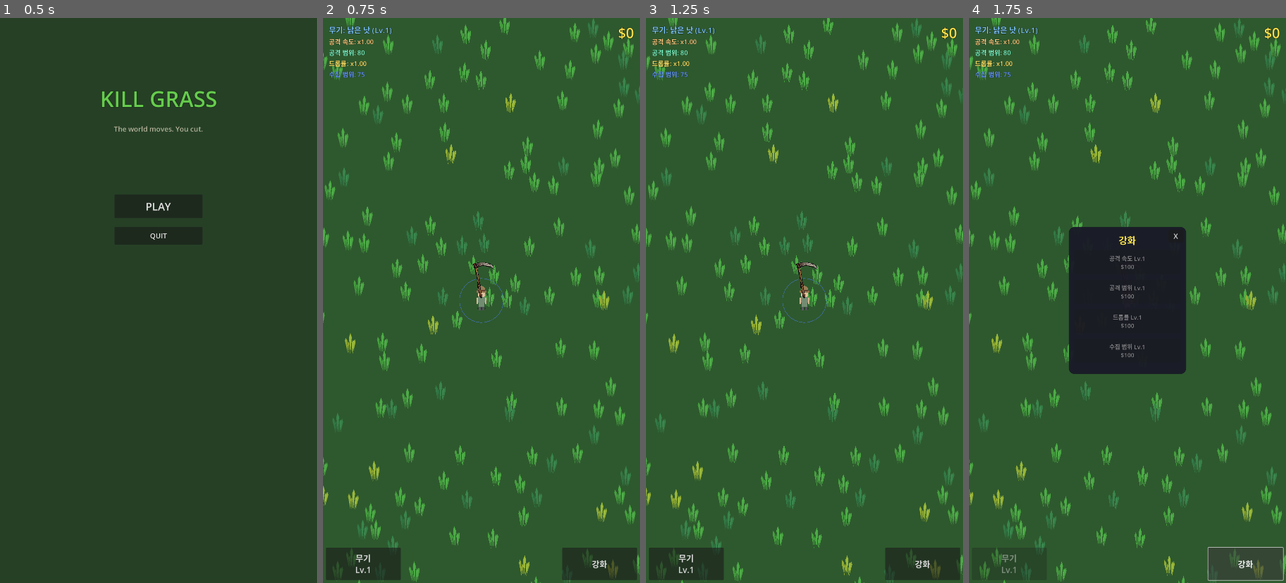
Above: before the commit, frames 1-4 (left to right).
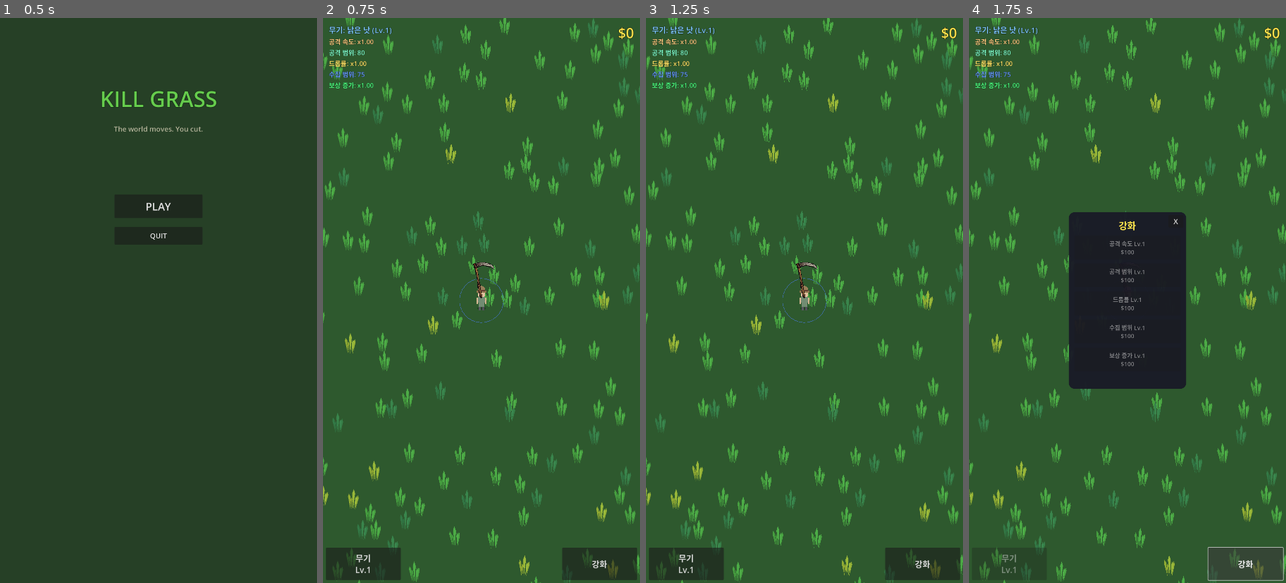
Above: after the commit, the same moments.

Repository: yellyB/game-kill_grass
Game: Godot game, scene res://scenes/ui/main_menu.tscn
Two runs of this game, one before a commit and one after it. Both use one fixed random seed, a clock stepped at 60 frames per second and the inputs below.
Inputs:
- Up to frame 1 (0.5 s): no input
- Up to frame 2 (0.75 s): click "PLAY" at 0.5 s
- Up to frame 3 (1.25 s): no input
- Up to frame 4 (1.75 s): click "강화" at 1.25 s

Frame 1 is identical in both runs. In frame 2, less than 0.1% of the frame differs, in the area x 2-16%, y 11-13%; in frame 3, less than 0.1%; in frame 4, 2.6%, in the area x 2-69%, y 11-66%.

Commit message:
Remove combo system and add bonus rate upgrade
- Remove combo mechanic (combo counter, timer, signals)
- Add "보상 증가" upgrade that gives bonus gold per level (5% per level)
- Update UI to show bonus instead of combo
- Update floating text to display bonus amount
- Update planning docs to remove combo references
- Bonus is calculated at coin pickup time based on upgrade level

Co-Authored-By: Claude Opus 4.5 <noreply@anthropic.com>

Diff:
--- a/autoload/game_manager.gd
+++ b/autoload/game_manager.gd
@@ -2,15 +2,13 @@
 
 # Game state
 var money: int = 0
-var combo: int = 0
-var combo_timer: float = 0.0
-const COMBO_TIMEOUT: float = 1.5
 
 # Upgrades
 var upgrade_attack_speed: int = 0
 var upgrade_attack_range: int = 0
 var upgrade_drop_rate: int = 0
 var upgrade_magnet_range: int = 0
+var upgrade_bonus_rate: int = 0  # 보상 증가 업그레이드
 
 # Upgrade costs (increases each level)
 const BASE_UPGRADE_COST: int = 100
@@ -24,48 +22,34 @@
 
 # Signals
 signal money_changed(new_amount: int)
-signal combo_changed(new_combo: int)
-signal combo_ended()
+signal bonus_triggered(bonus_amount: int)
 signal upgrade_purchased(upgrade_type: String, level: int)
 
 func _ready() -> void:
 	process_mode = Node.PROCESS_MODE_ALWAYS
 
-func _process(delta: float) -> void:
-	if combo > 0:
-		combo_timer -= delta
-		if combo_timer <= 0:
-			end_combo()
-
 func add_money(amount: int) -> void:
-	var bonus = 1.0 + (combo * 0.03)  # 3% bonus per combo
-	var final_amount = int(amount * bonus)
+	var bonus_mult = get_bonus_rate()
+	var final_amount = int(amount * bonus_mult)
 	money += final_amount
 	money_changed.emit(money)
 
-func add_money_with_breakdown(amount: int, use_combo: int = -1) -> Dictionary:
-	# Use provided combo or current combo
-	var effective_combo = use_combo if use_combo >= 0 else combo
-	var combo_multiplier = effective_combo * 0.03  # 3% per combo
-	var combo_bonus = int(amount * combo_multiplier)
-	var total = amount + combo_bonus
+func add_money_with_breakdown(amount: int) -> Dictionary:
+	var bonus_mult = get_bonus_rate() - 1.0  # Extra multiplier beyond base
+	var bonus_amount = int(amount * bonus_mult)
+	var total = amount + bonus_amount
 	money += total
 	money_changed.emit(money)
+	if bonus_amount > 0:
+		bonus_triggered.emit(bonus_amount)
 	return {
 		"base": amount,
-		"combo_bonus": combo_bonus,
+		"bonus": bonus_amount,
 		"total": total
 	}
 
-func add_combo() -> void:
-	combo += 1
-	combo_timer = COMBO_TIMEOUT
-	combo_changed.emit(combo)
-
-func end_combo() -> void:
-	combo = 0
-	combo_timer = 0.0
-	combo_ended.emit()
+func get_bonus_rate() -> float:
+	return 1.0 + (upgrade_bonus_rate * 0.05)  # 5% bonus per level
 
 func get_attack_speed() -> float:
 	return base_attack_speed * (1.0 + upgrade_attack_speed * 0.15)
@@ -93,6 +77,8 @@
 			current_level = upgrade_drop_rate
 		"magnet_range":
 			current_level = upgrade_magnet_range
+		"bonus_rate":
+			current_level = upgrade_bonus_rate
 		_:
 			return false
 
@@ -112,6 +98,8 @@
 			upgrade_drop_rate += 1
 		"magnet_range":
 			upgrade_magnet_range += 1
+		"bonus_rate":
+			upgrade_bonus_rate += 1
 
 	upgrade_purchased.emit(upgrade_type, current_level + 1)
 	return true
@@ -122,7 +110,8 @@
 		"upgrade_attack_speed": upgrade_attack_speed,
 		"upgrade_attack_range": upgrade_attack_range,
 		"upgrade_drop_rate": upgrade_drop_rate,
-		"upgrade_magnet_range": upgrade_magnet_range
+		"upgrade_magnet_range": upgrade_magnet_range,
+		"upgrade_bonus_rate": upgrade_bonus_rate
 	}
 
 func load_save_data(data: Dictionary) -> void:
@@ -131,8 +120,9 @@
 	upgrade_attack_range = data.get("upgrade_attack_range", 0)
 	upgrade_drop_rate = data.get("upgrade_drop_rate", 0)
 	upgrade_magnet_range = data.get("upgrade_magnet_range", 0)
+	upgrade_bonus_rate = data.get("upgrade_bonus_rate", 0)
 	money_changed.emit(money)
 
 func reset_session_data() -> void:
-	combo = 0
-	combo_timer = 0.0
+	# Reset any temporary session state (none currently)
+	pass
--- a/scenes/ui/floating_text.tscn
+++ b/scenes/ui/floating_text.tscn
@@ -19,7 +19,7 @@
 horizontal_alignment = 1
 vertical_alignment = 1
 
-[node name="ComboLabel" type="Label" parent="."]
+[node name="BonusLabel" type="Label" parent="."]
 offset_left = -80.0
 offset_top = 20.0
 offset_right = 80.0
--- a/scenes/ui/hud.tscn
+++ b/scenes/ui/hud.tscn
@@ -77,7 +77,15 @@
 theme_override_font_sizes/font_size = 22
 text = "수집 범위: 75"
 
-[node name="ComboContainer" type="Control" parent="."]
+[node name="BonusRateLabel" type="Label" parent="StatsContainer"]
+layout_mode = 2
+theme_override_colors/font_color = Color(0.3, 1, 0.5, 1)
+theme_override_colors/font_outline_color = Color(0, 0, 0, 1)
+theme_override_constants/outline_size = 2
+theme_override_font_sizes/font_size = 22
+text = "보상 증가: x1.00"
+
+[node name="BonusContainer" type="Control" parent="."]
 anchors_preset = 5
 anchor_left = 0.5
 anchor_right = 0.5
@@ -87,7 +95,7 @@
 offset_bottom = 180.0
 grow_horizontal = 2
 
-[node name="ComboLabel" type="Label" parent="ComboContainer"]
+[node name="BonusLabel" type="Label" parent="BonusContainer"]
 layout_mode = 1
 anchors_preset = 15
 anchor_right = 1.0
@@ -95,10 +103,10 @@
 grow_horizontal = 2
 grow_vertical = 2
 pivot_offset = Vector2(100, 40)
-theme_override_colors/font_color = Color(1, 1, 1, 1)
+theme_override_colors/font_color = Color(0.3, 1, 0.5, 1)
 theme_override_colors/font_outline_color = Color(0, 0, 0, 1)
 theme_override_constants/outline_size = 6
 theme_override_font_sizes/font_size = 64
-text = "x0"
+text = "+0"
 horizontal_alignment = 1
 vertical_alignment = 1
--- a/scenes/ui/upgrade_panel.tscn
+++ b/scenes/ui/upgrade_panel.tscn
@@ -46,9 +46,9 @@
 anchor_right = 0.5
 anchor_bottom = 0.5
 offset_left = -200.0
-offset_top = -250.0
+offset_top = -300.0
 offset_right = 200.0
-offset_bottom = 250.0
+offset_bottom = 300.0
 grow_horizontal = 2
 grow_vertical = 2
 theme_override_styles/panel = SubResource("StyleBoxFlat_panel")
@@ -69,8 +69,8 @@
 offset_left = 20.0
 offset_top = 80.0
 offset_right = 380.0
-offset_bottom = 400.0
-theme_override_constants/separation = 20
+offset_bottom = 550.0
+theme_override_constants/separation = 15
 
 [node name="AttackSpeedBtn" type="Button" parent="Control/Panel/VBoxContainer"]
 custom_minimum_size = Vector2(0, 80)
@@ -100,6 +100,13 @@
 text = "수집 범위 Lv.1
 $100"
 
+[node name="BonusRateBtn" type="Button" parent="Control/Panel/VBoxContainer"]
+custom_minimum_size = Vector2(0, 80)
+layout_mode = 2
+theme_override_font_sizes/font_size = 20
+text = "보상 증가 Lv.1
+$100"
+
 [node name="CloseBtn" type="Button" parent="Control/Panel"]
 layout_mode = 1
 offset_left = 340.0
--- a/scripts/coin.gd
+++ b/scripts/coin.gd
@@ -11,7 +11,6 @@
 var is_being_collected: bool = false
 var is_collected: bool = false
 var velocity: Vector2 = Vector2.ZERO
-var combo_at_cut: int = 0  # Combo value when grass was cut
 
 @onready var visual: Node2D = $Visual
 @onready var collision: CollisionShape2D = $CollisionShape2D
@@ -83,11 +82,11 @@
 		return
 	is_collected = true
 
-	# Use combo at the time grass was cut
-	var breakdown = GameManager.add_money_with_breakdown(value, combo_at_cut)
+	# Add money with bonus from upgrade
+	var breakdown = GameManager.add_money_with_breakdown(value)
 
 	# Spawn floating text at coin position
-	spawn_floating_text(breakdown.base, breakdown.combo_bonus)
+	spawn_floating_text(breakdown.base, breakdown.bonus)
 
 	# Collect effect
 	if visual:
@@ -112,9 +111,6 @@
 	value = new_value
 	update_visual()
 
-func set_combo_at_cut(combo: int) -> void:
-	combo_at_cut = combo
-
 func update_visual() -> void:
 	if not visual:
 		return
--- a/scripts/floating_text.gd
+++ b/scripts/floating_text.gd
@@ -1,7 +1,7 @@
 extends Node2D
 
 @onready var base_label: Label = $BaseLabel
-@onready var combo_label: Label = $ComboLabel
+@onready var bonus_label: Label = $BonusLabel
 
 var float_speed: float = 80.0
 var fade_duration: float = 1.0
@@ -16,18 +16,18 @@
 	position.y -= float_speed * delta
 	position += spread_offset * delta
 
-func setup(base_amount: int, combo_bonus: int) -> void:
+func setup(base_amount: int, bonus_amount: int) -> void:
 	if base_label:
 		base_label.text = "+%d" % base_amount
 		base_label.modulate = Color(1, 0.9, 0.3)  # Gold color
 
-	if combo_label:
-		if combo_bonus > 0:
-			combo_label.text = "+%d" % combo_bonus
-			combo_label.modulate = Color(0.3, 1, 0.5)  # Green for combo
-			combo_label.visible = true
+	if bonus_label:
+		if bonus_amount > 0:
+			bonus_label.text = "+%d" % bonus_amount
+			bonus_label.modulate = Color(0.3, 1, 0.5)  # Green for bonus
+			bonus_label.visible = true
 		else:
-			combo_label.visible = false
+			bonus_label.visible = false
 
 func animate() -> void:
 	# Scale pop effect
--- a/scripts/grass.gd
+++ b/scripts/grass.gd
@@ -73,7 +73,6 @@
 	if drop_value > 0:
 		spawn_coin(drop_value)
 
-	GameManager.add_combo()
 	apply_hitstop()
 
 	if camera and camera.has_method("shake"):
@@ -113,8 +112,6 @@
 	var spawn_pos = position + get_parent().position  # grass position + GrassSpawner position
 	coin.position = spawn_pos
 	coin.set_value(value)
-	# Store current combo at the time of grass cut
-	coin.set_combo_at_cut(GameManager.combo)
 	# Add to WorldRoot so it moves with the world
 	var world_root = get_parent().get_parent()  # GrassSpawner -> WorldRoot
 	world_root.add_child(coin)
--- a/scripts/hud.gd
+++ b/scripts/hud.gd
@@ -1,8 +1,8 @@
 extends CanvasLayer
 
 @onready var money_label: Label = $MoneyContainer/MoneyLabel
-@onready var combo_label: Label = $ComboContainer/ComboLabel
-@onready var combo_container: Control = $ComboContainer
+@onready var bonus_label: Label = $BonusContainer/BonusLabel
+@onready var bonus_container: Control = $BonusContainer
 
 # Stats labels
 @onready var weapon_label: Label = $StatsContainer/WeaponLabel
@@ -10,14 +10,14 @@
 @onready var attack_range_label: Label = $StatsContainer/AttackRangeLabel
 @onready var drop_rate_label: Label = $StatsContainer/DropRateLabel
 @onready var magnet_range_label: Label = $StatsContainer/MagnetRangeLabel
+@onready var bonus_rate_label: Label = $StatsContainer/BonusRateLabel
 
 var displayed_money: int = 0
 var target_money: int = 0
 
 func _ready() -> void:
   GameManager.money_changed.connect(_on_money_changed)
-  GameManager.combo_changed.connect(_on_combo_changed)
-  GameManager.combo_ended.connect(_on_combo_ended)
+  GameManager.bonus_triggered.connect(_on_bonus_triggered)
   GameManager.upgrade_purchased.connect(_on_upgrade_purchased)
   WeaponManager.weapon_changed.connect(_on_weapon_changed)
 
@@ -26,7 +26,7 @@
   target_money = GameManager.money
   update_money_display()
   update_stats_display()
-  combo_container.visible = false
+  bonus_container.visible = false
 
 func _process(delta: float) -> void:
   # Smooth money counter
@@ -46,32 +46,23 @@
   tween.tween_property(money_label, "scale", Vector2(1.2, 1.2), 0.05)
   tween.tween_property(money_label, "scale", Vector2(1.0, 1.0), 0.1)
 
-func _on_combo_changed(new_combo: int) -> void:
-  combo_container.visible = true
-  combo_label.text = "x" + str(new_combo)
+func _on_bonus_triggered(bonus_amount: int) -> void:
+  bonus_container.visible = true
+  bonus_label.text = "+%d" % bonus_amount
+  bonus_label.add_theme_color_override("font_color", Color(0.3, 1.0, 0.5))  # Green
 
   # Pop effect
   var tween = create_tween()
-  combo_label.scale = Vector2(1.5, 1.5)
-  tween.tween_property(combo_label, "scale", Vector2(1.0, 1.0), 0.15)
+  bonus_label.scale = Vector2(1.5, 1.5)
+  tween.tween_property(bonus_label, "scale", Vector2(1.0, 1.0), 0.15)
 
-  # Color based on combo
-  if new_combo >= 50:
-    combo_label.add_theme_color_override("font_color", Color(1.0, 0.2, 0.2))
-  elif new_combo >= 20:
-    combo_label.add_theme_color_override("font_color", Color(1.0, 0.5, 0.0))
-  elif new_combo >= 10:
-    combo_label.add_theme_color_override("font_color", Color(1.0, 0.8, 0.0))
-  else:
-    combo_label.add_theme_color_override("font_color", Color(1.0, 1.0, 1.0))
-
-func _on_combo_ended() -> void:
-  # Fade out combo
-  var tween = create_tween()
-  tween.tween_property(combo_container, "modulate:a", 0.0, 0.3)
-  await tween.finished
-  combo_container.visible = false
-  combo_container.modulate.a = 1.0
+  # Fade out after showing
+  await get_tree().create_timer(0.5).timeout
+  var fade_tween = create_tween()
+  fade_tween.tween_property(bonus_container, "modulate:a", 0.0, 0.3)
+  await fade_tween.finished
+  bonus_container.visible = false
+  bonus_container.modulate.a = 1.0
 
 func update_money_display() -> void:
   money_label.text = "$" + format_number(displayed_money)
@@ -105,6 +96,7 @@
   var base_range = GameManager.get_attack_range()
   var drop_mult = GameManager.get_drop_multiplier()
   var magnet_range = GameManager.get_magnet_range()
+  var bonus_rate = GameManager.get_bonus_rate()
 
   var weapon_speed = WeaponManager.get_weapon_speed()
   var weapon_range = WeaponManager.get_weapon_range()
@@ -116,3 +108,4 @@
   attack_range_label.text = "공격 범위: %.0f" % final_range
   drop_rate_label.text = "드롭률: x%.2f" % drop_mult
   magnet_range_label.text = "수집 범위: %.0f" % magnet_range
+  bonus_rate_label.text = "보상 증가: x%.2f" % bonus_rate
--- a/scripts/upgrade_panel.gd
+++ b/scripts/upgrade_panel.gd
@@ -8,6 +8,7 @@
 @onready var attack_range_btn: Button = $Panel/VBoxContainer/AttackRangeBtn
 @onready var drop_rate_btn: Button = $Panel/VBoxContainer/DropRateBtn
 @onready var magnet_range_btn: Button = $Panel/VBoxContainer/MagnetRangeBtn
+@onready var bonus_rate_btn: Button = $Panel/VBoxContainer/BonusRateBtn
 @onready var close_btn: Button = $Panel/CloseBtn
 @onready var toggle_btn: Button = $ToggleBtn
 
@@ -21,6 +22,7 @@
 	attack_range_btn.pressed.connect(_on_attack_range_pressed)
 	drop_rate_btn.pressed.connect(_on_drop_rate_pressed)
 	magnet_range_btn.pressed.connect(_on_magnet_range_pressed)
+	bonus_rate_btn.pressed.connect(_on_bonus_rate_pressed)
 
 	GameManager.money_changed.connect(_on_money_changed)
 	GameManager.upgrade_purchased.connect(_on_upgrade_purchased)
@@ -59,6 +61,9 @@
 func _on_magnet_range_pressed() -> void:
 	GameManager.purchase_upgrade("magnet_range")
 
+func _on_bonus_rate_pressed() -> void:
+	GameManager.purchase_upgrade("bonus_rate")
+
 func _on_money_changed(_amount: int) -> void:
 	if is_open:
 		update_button_texts()
@@ -71,13 +76,16 @@
 	var range_cost = GameManager.get_upgrade_cost(GameManager.upgrade_attack_range)
 	var drop_cost = GameManager.get_upgrade_cost(GameManager.upgrade_drop_rate)
 	var magnet_cost = GameManager.get_upgrade_cost(GameManager.upgrade_magnet_range)
+	var bonus_cost = GameManager.get_upgrade_cost(GameManager.upgrade_bonus_rate)
 
 	attack_speed_btn.text = "공격 속도 Lv.%d\n$%d" % [GameManager.upgrade_attack_speed + 1, speed_cost]
 	attack_range_btn.text = "공격 범위 Lv.%d\n$%d" % [GameManager.upgrade_attack_range + 1, range_cost]
 	drop_rate_btn.text = "드롭률 Lv.%d\n$%d" % [GameManager.upgrade_drop_rate + 1, drop_cost]
 	magnet_range_btn.text = "수집 범위 Lv.%d\n$%d" % [GameManager.upgrade_magnet_range + 1, magnet_cost]
+	bonus_rate_btn.text = "보상 증가 Lv.%d\n$%d" % [GameManager.upgrade_bonus_rate + 1, bonus_cost]
 
 	attack_speed_btn.disabled = GameManager.money < speed_cost
 	attack_range_btn.disabled = GameManager.money < range_cost
 	drop_rate_btn.disabled = GameManager.money < drop_cost
 	magnet_range_btn.disabled = GameManager.money < magnet_cost
+	bonus_rate_btn.disabled = GameManager.money < bonus_cost
Not shown, changed: detail_plan.md
Not shown, changed: plan.md
Not shown, changed: upgrade_tree.md
